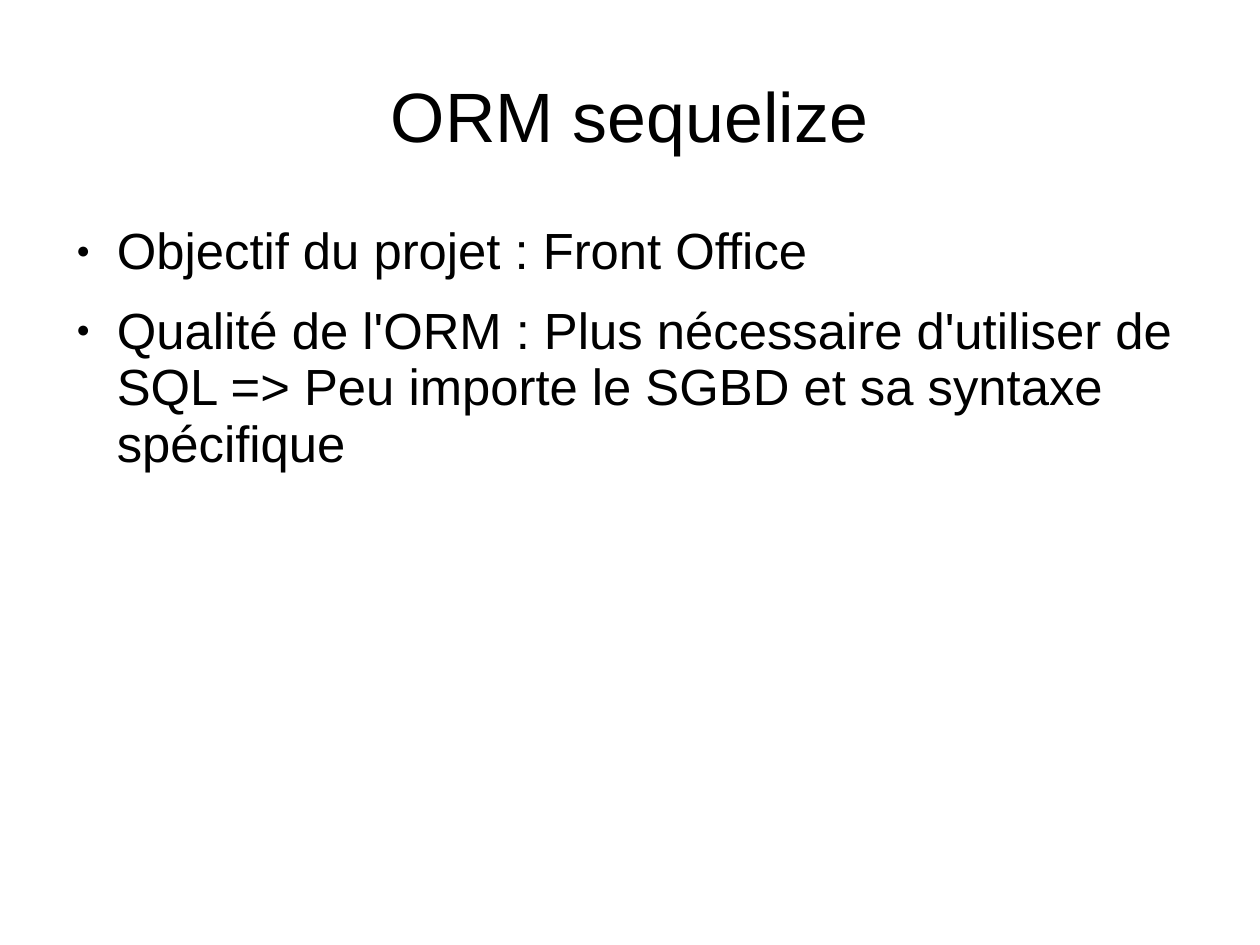
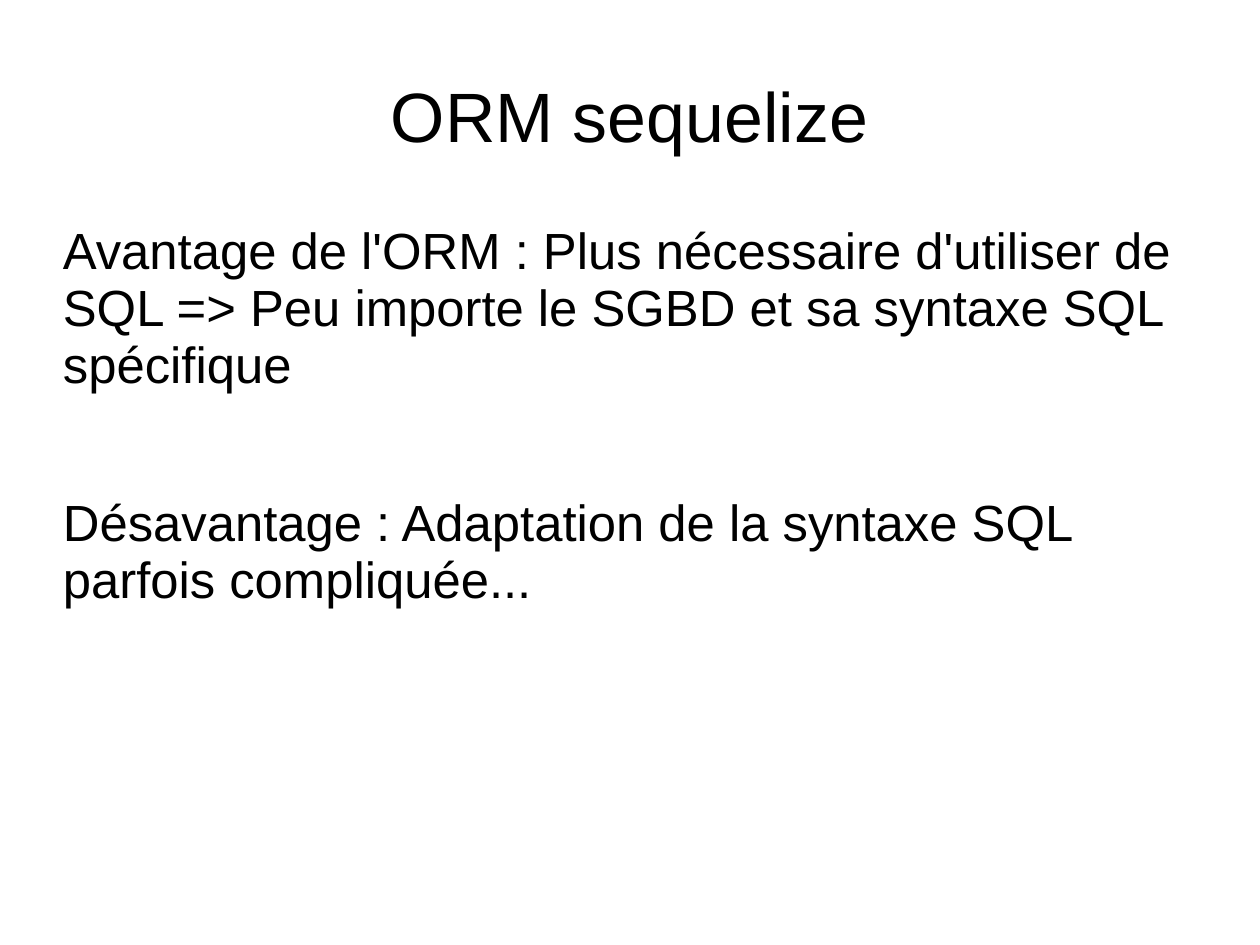
Before and after one commit to Wathil/POECNews, a slide deck: slide 22 of presentation.ppt (slide 20 before the commit). Drawn at 1260x945 pixels with LibreOffice and Linux fonts; fonts in the diff are those of the drawing. Boxes give left, top, right and bottom in pixels: in the first picture for what was removed or moved away, otherwise in the second. Text is boxed around its words. In the diff, an @@ line names an element or a change of style, - is before the commit and + after.

```diff
--- a/presentation.ppt
+++ b/presentation.ppt
@@ text at <box>63,231,1170,608</box>: text changed @@
-● Objectif du projet : Front Office
-● Qualité de l'ORM : Plus nécessaire d'utiliser de SQL => Peu importe le SGBD et sa syntaxe spécifique
+Avantage de l'ORM : Plus nécessaire d'utiliser de SQL => Peu importe le SGBD et sa syntaxe SQL spécifique
+Désavantage : Adaptation de la syntaxe SQL parfois compliquée...
```
Also in this commit, not shown: 11 other slides changed, 3 slides added, 1 slide removed.
